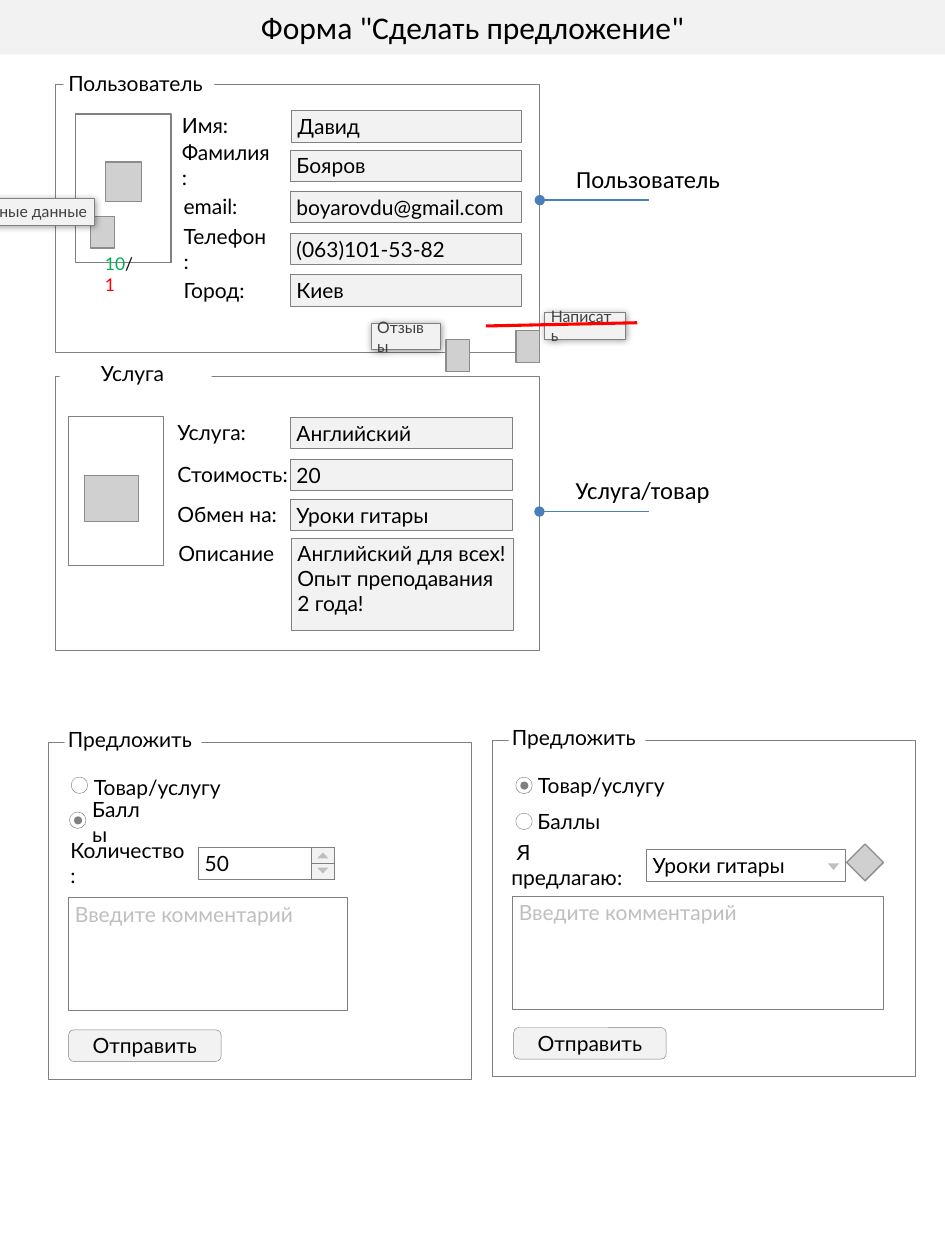
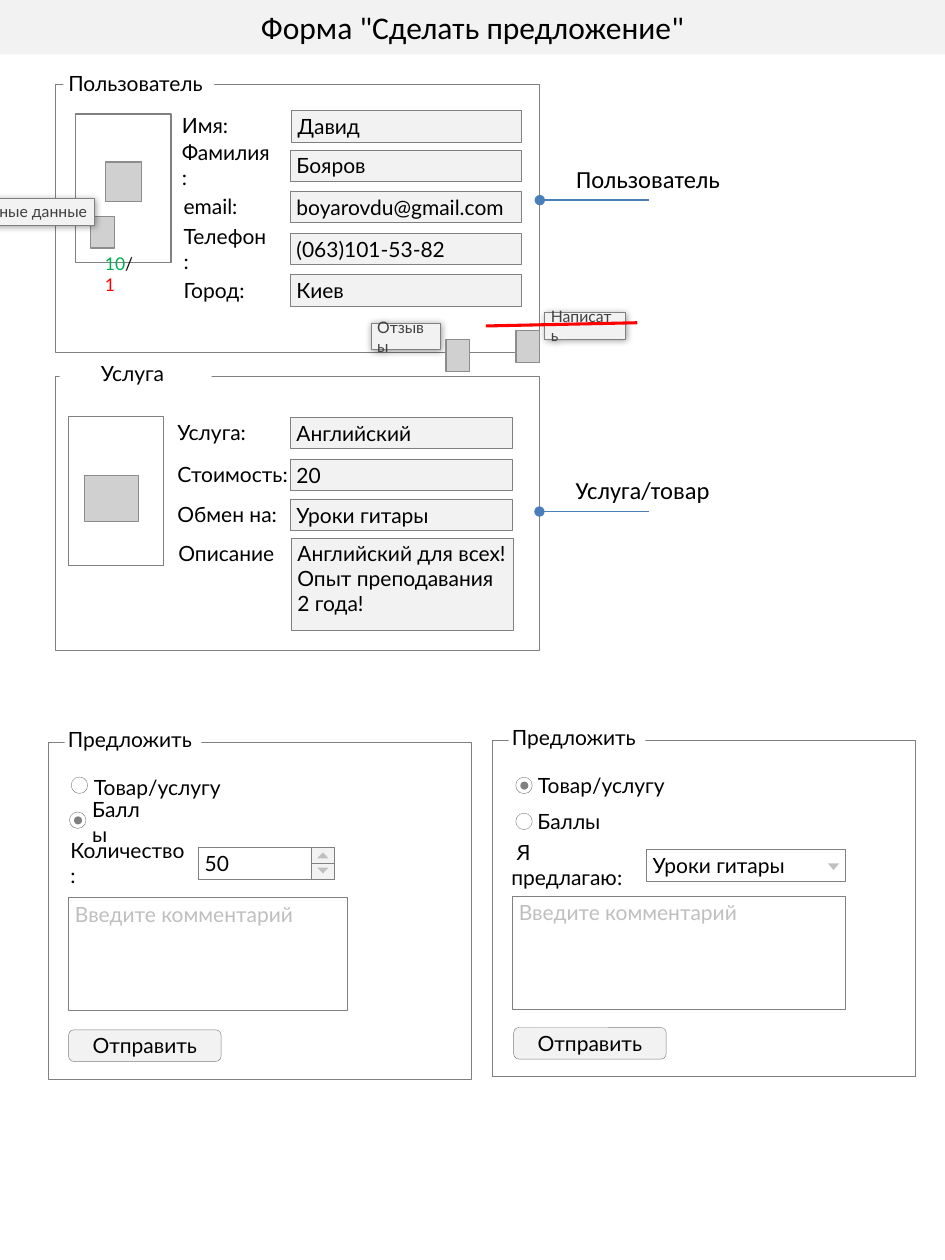
Before and after one commit to boyarovdu/Business, a slide deck: slide 1 of Презентация1.pptx. Drawn at 945x1260 pixels with LibreOffice and Linux fonts; fonts in the diff are those of the drawing; grey boxes stand for pictures; background and template pictures are left out. Boxes give left, top, right and bottom in pixels: in the first picture for what was removed or moved away, otherwise in the second. Text is boxed around its words. In the diff, an @@ line names an element or a change of style, - is before the commit and + after.

```diff
--- a/Презентация1.pptx
+++ b/Презентация1.pptx
@@ picture removed at [846, 844, 884, 881] @@
@@ rectangle "Введите комментарий": place and size @@
-rectangle "Введите комментарий" at [513, 896, 883, 1009]
+rectangle "Введите комментарий" at [513, 896, 845, 1009]
```
Also in this commit, not shown: 2 other slides changed, 2 other files.
